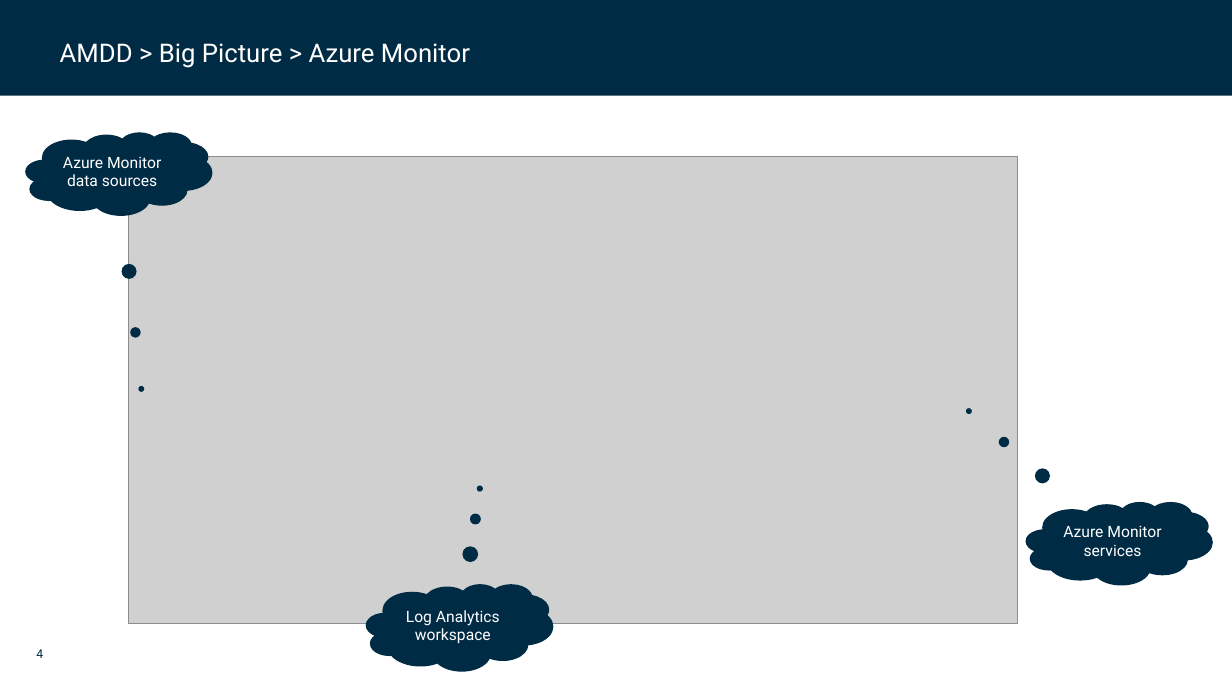
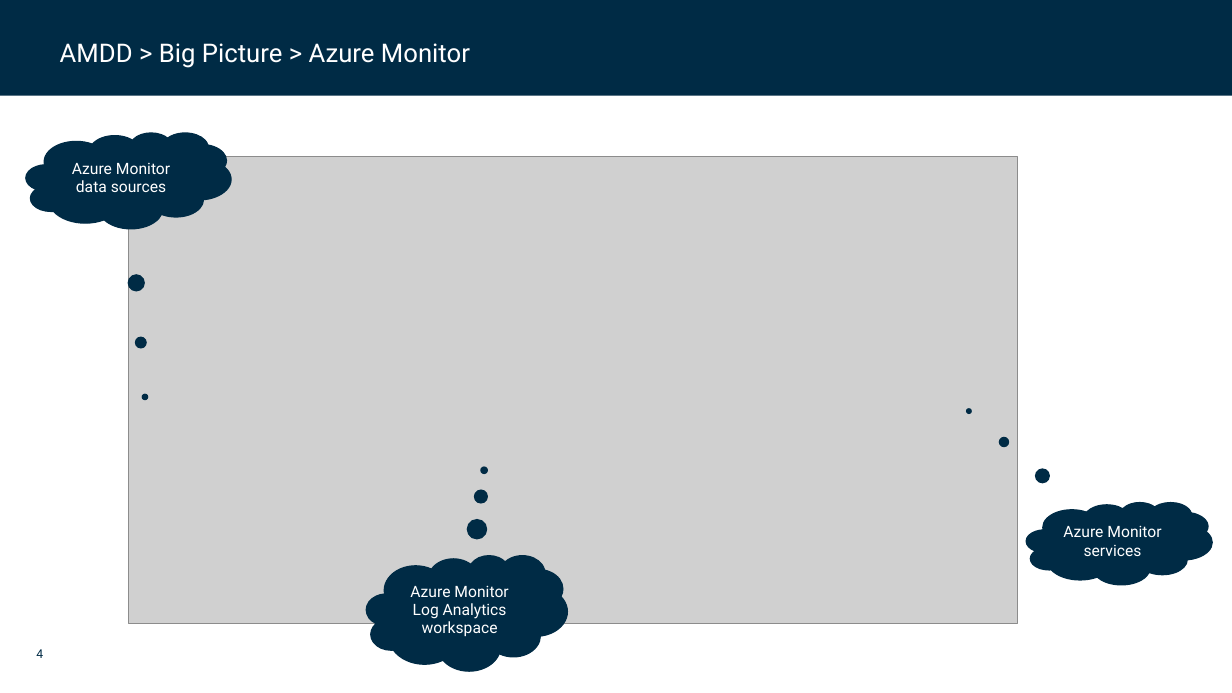
Before and after one commit to dfds/dojo, a slide deck: slide 4 of workshops/azure-monitoring-deep-dive/azure-monitoring-deep-dive.pptx. Drawn at 1232x693 pixels with LibreOffice and Linux fonts; fonts in the diff are those of the drawing; grey boxes stand for pictures; background and template pictures are left out. Boxes give left, top, right and bottom in pixels: in the first picture for what was removed or moved away, otherwise in the second. Text is boxed around its words. In the diff, an @@ line names an element or a change of style, - is before the commit and + after.

Commit message:
Azure Monitor v. 0.2

```diff
--- a/workshops/azure-monitoring-deep-dive/azure-monitoring-deep-dive.pptx
+++ b/workshops/azure-monitoring-deep-dive/azure-monitoring-deep-dive.pptx
@@ thought cloud "Azure Monitor": place and size @@
-thought cloud "Azure Monitor" at <box>26,133,212,215</box>
+thought cloud "Azure Monitor" at <box>26,133,231,229</box>
@@ thought cloud "Azure Monitor" at <box>26,133,231,229</box>: proportions changed @@
@@ thought cloud "Azure Monitor Log Analytics workspace" at <box>367,555,567,671</box>: proportions changed @@
@@ thought cloud "Azure Monitor Log Analytics workspace": place and size @@
-thought cloud "Azure Monitor Log Analytics workspace" at <box>367,585,554,671</box>
+thought cloud "Azure Monitor Log Analytics workspace" at <box>367,555,567,671</box>
@@ text in thought cloud at <box>410,585,508,637</box>: text changed @@
-Log Analytics workspace
+Azure Monitor Log Analytics workspace
```
Also in this commit, not shown: 2 other slides changed, 11 slides added, 1 slide removed, 1 other file.
